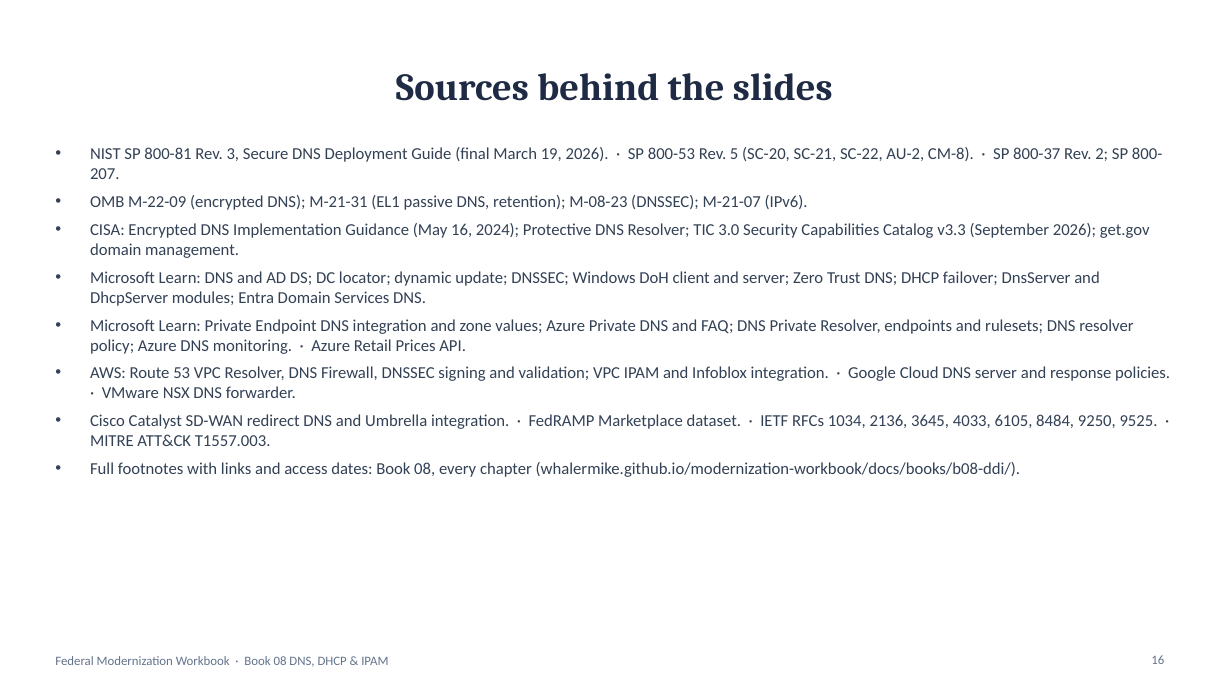
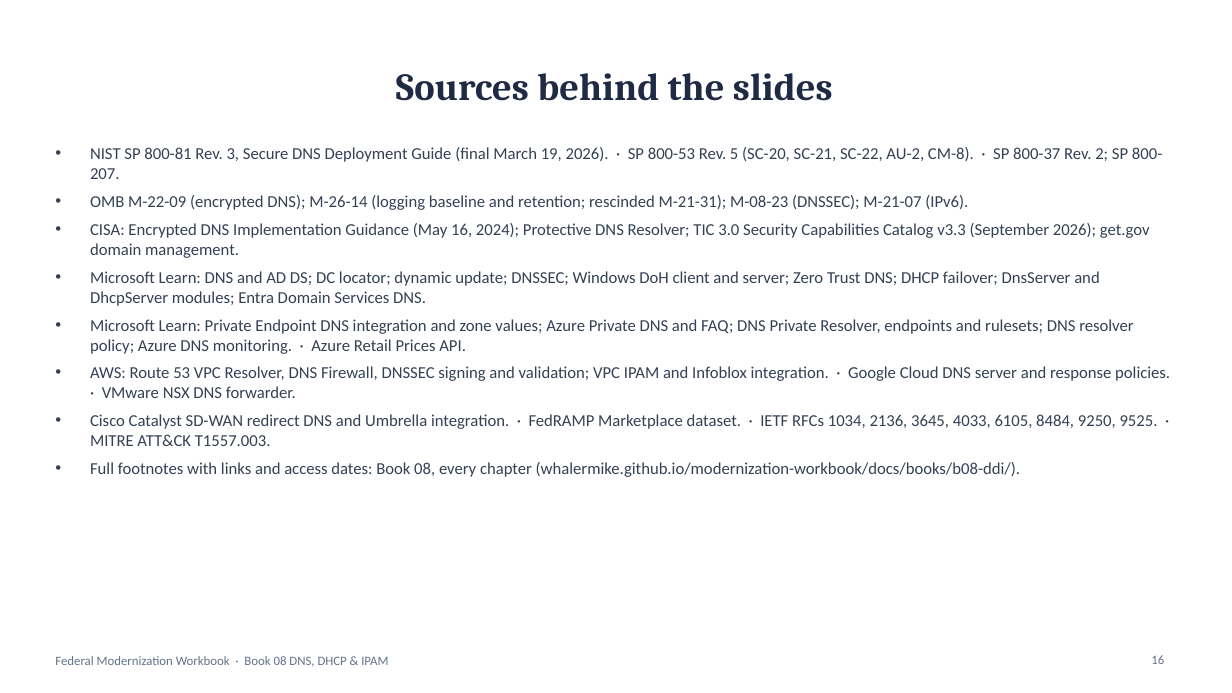
Before and after one commit to WhalerMike/modernization-workbook, a slide deck: slide 16 of presentations/b08-ddi/B08_DDI.pptx. Drawn at 1232x693 pixels with LibreOffice and Linux fonts; fonts in the diff are those of the drawing; background and template pictures are left out. Boxes give left, top, right and bottom in pixels: in the first picture for what was removed or moved away, otherwise in the second. Text is boxed around its words. In the diff, an @@ line names an element or a change of style, - is before the commit and + after.

```diff
--- a/presentations/b08-ddi/B08_DDI.pptx
+++ b/presentations/b08-ddi/B08_DDI.pptx
@@ text at <box>90,195,968,210</box>: text changed @@
-• OMB M-22-09 (encrypted DNS); M-21-31 (EL1 passive DNS, retention); M-08-23 (DNSSEC); M-21-07 (IPv6).
+• OMB M-22-09 (encrypted DNS); M-26-14 (logging baseline and retention; rescinded M-21-31); M-08-23 (DNSSEC); M-21-07 (IPv6).
```
Also in this commit, not shown: 2 other slides changed, 19 other files.
